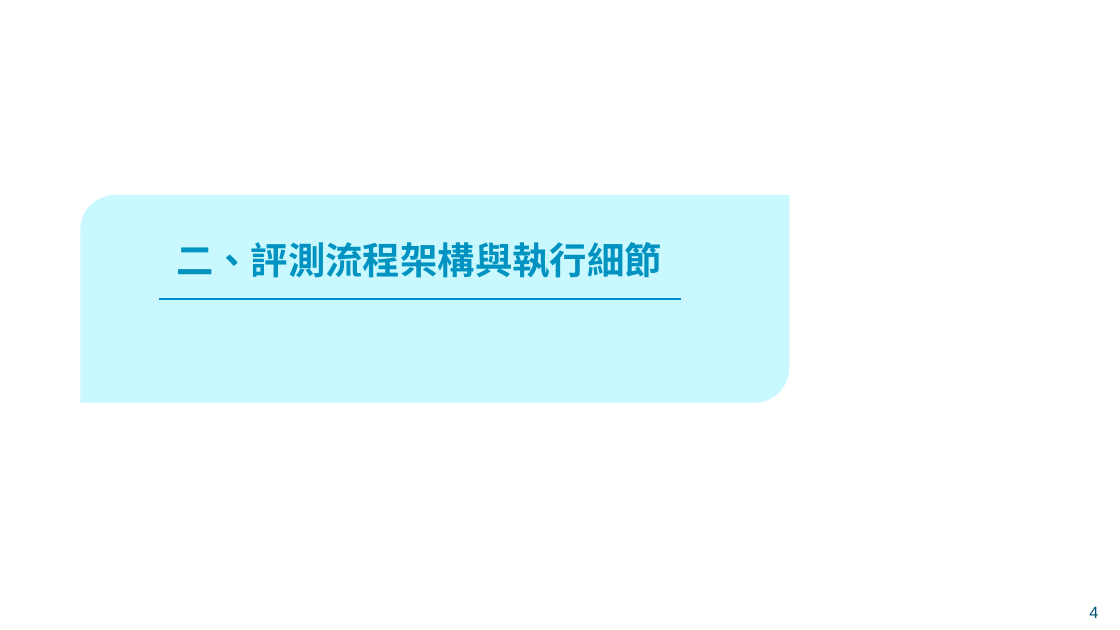
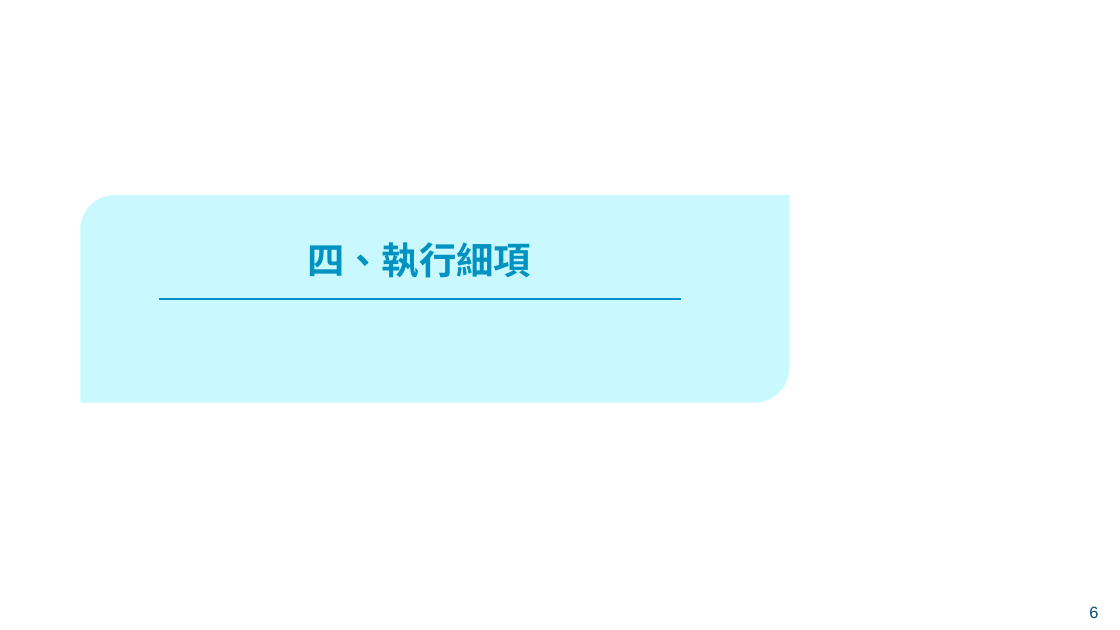
Before and after one commit to xinhuang0716/LLM_Assessment_Fubon, a slide deck: slide 6 of 模型評測機制 - 透明性.pptx (slide 4 before the commit). Drawn at 1120x630 pixels with LibreOffice and Linux fonts; fonts in the diff are those of the drawing; background and template pictures are left out. Boxes give left, top, right and bottom in pixels: in the first picture for what was removed or moved away, otherwise in the second. Text is boxed around its words. In the diff, an @@ line names an element or a change of style, - is before the commit and + after.

```diff
--- a/模型評測機制 - 透明性.pptx
+++ b/模型評測機制 - 透明性.pptx
@@ title at (307, 242, 531, 278): text changed @@
-二、評測流程架構與執行細節
+四、執行細項
@@ page number at (1089, 606, 1098, 618): text changed @@
-4
+6
```
Also in this commit, not shown: 4 other slides changed, 14 slides added, 3 slides removed.
